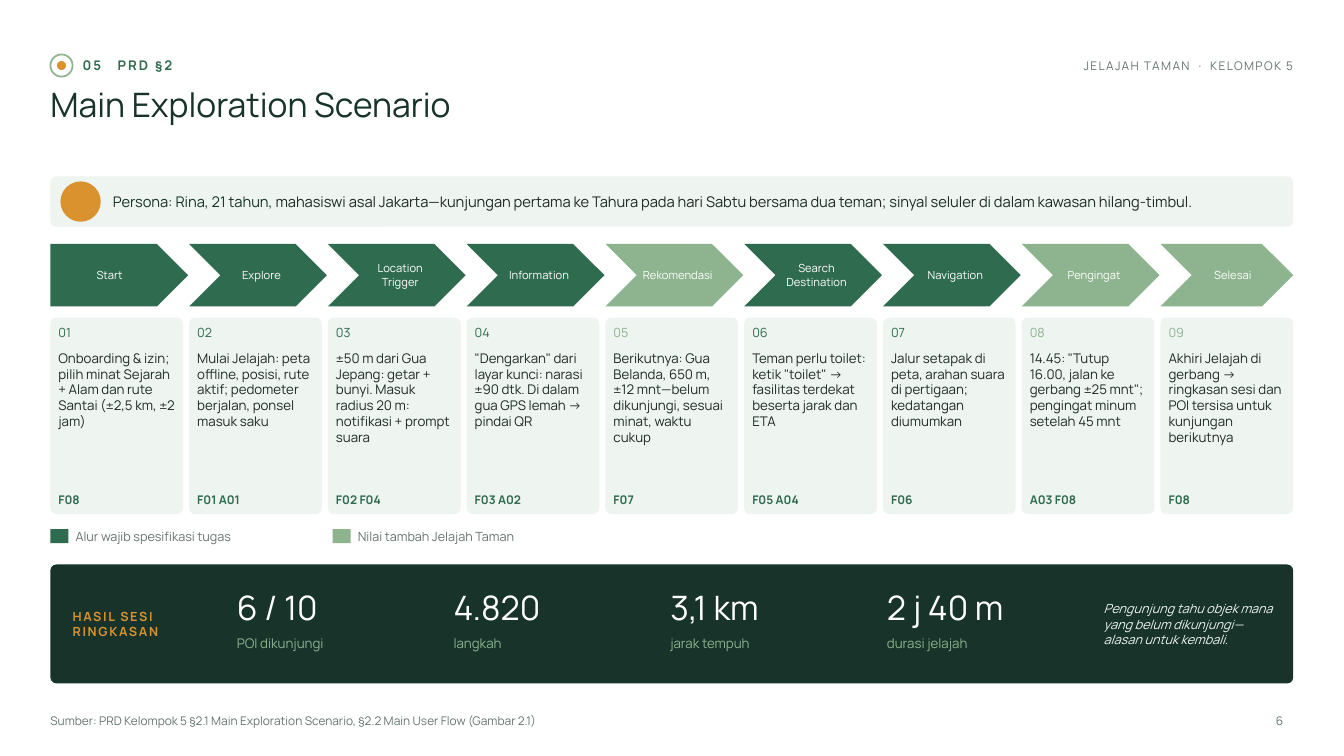
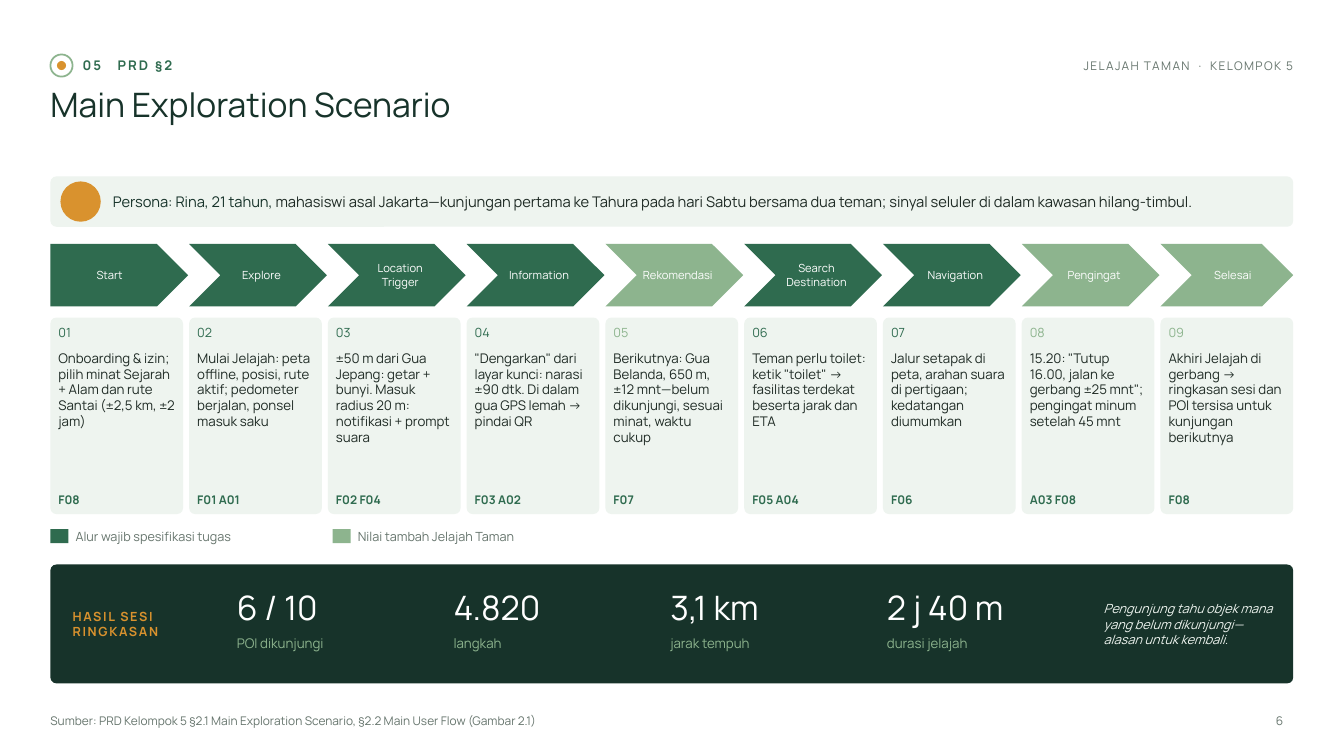
Before and after one commit to keaneplim/Transformasi-Digital-UAS, a slide deck: slide 6 of docs/presentation/Presentasi_Kel5_Jelajah_Taman.pptx. Drawn at 1344x756 pixels with LibreOffice and Linux fonts; fonts in the diff are those of the drawing; background and template pictures are left out. Boxes give left, top, right and bottom in pixels: in the first picture for what was removed or moved away, otherwise in the second. Text is boxed around its words. In the diff, an @@ line names an element or a change of style, - is before the commit and + after.

```diff
--- a/docs/presentation/Presentasi_Kel5_Jelajah_Taman.pptx
+++ b/docs/presentation/Presentasi_Kel5_Jelajah_Taman.pptx
@@ text at (1030, 353, 1144, 426): text changed @@
-14.45: "Tutup 16.00, jalan ke gerbang ±25 mnt"; pengingat minum setelah 45 mnt
+15.20: "Tutup 16.00, jalan ke gerbang ±25 mnt"; pengingat minum setelah 45 mnt
```
Also in this commit, not shown: 3 other slides changed, 18 other files.
